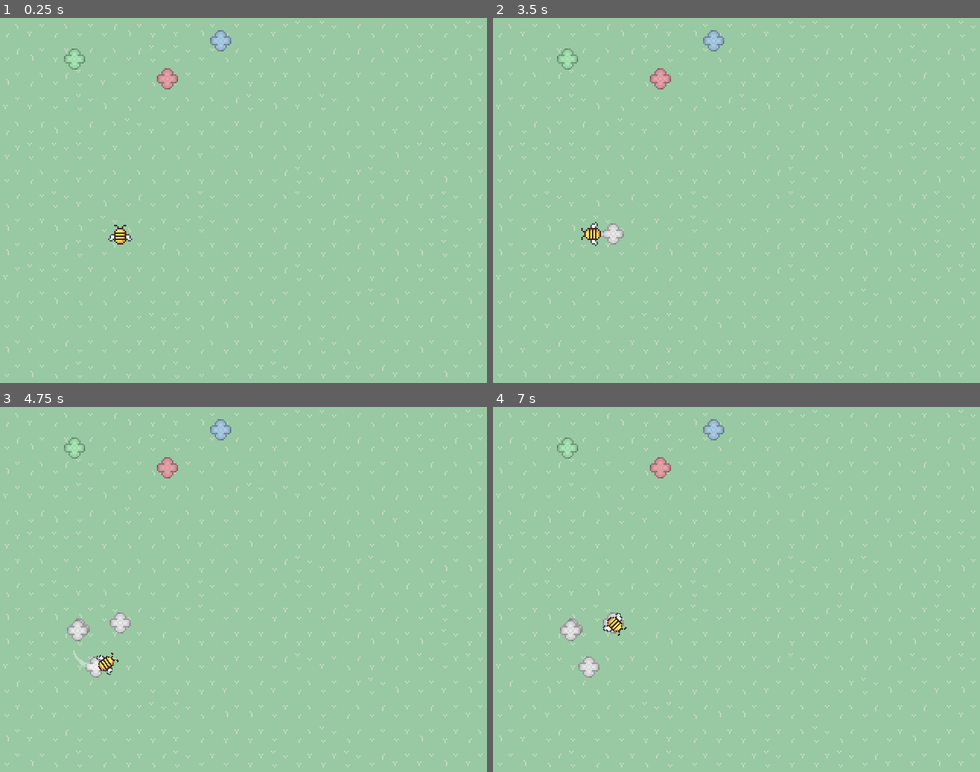
Above: before the commit, frames 1-4 (two rows, left to right).
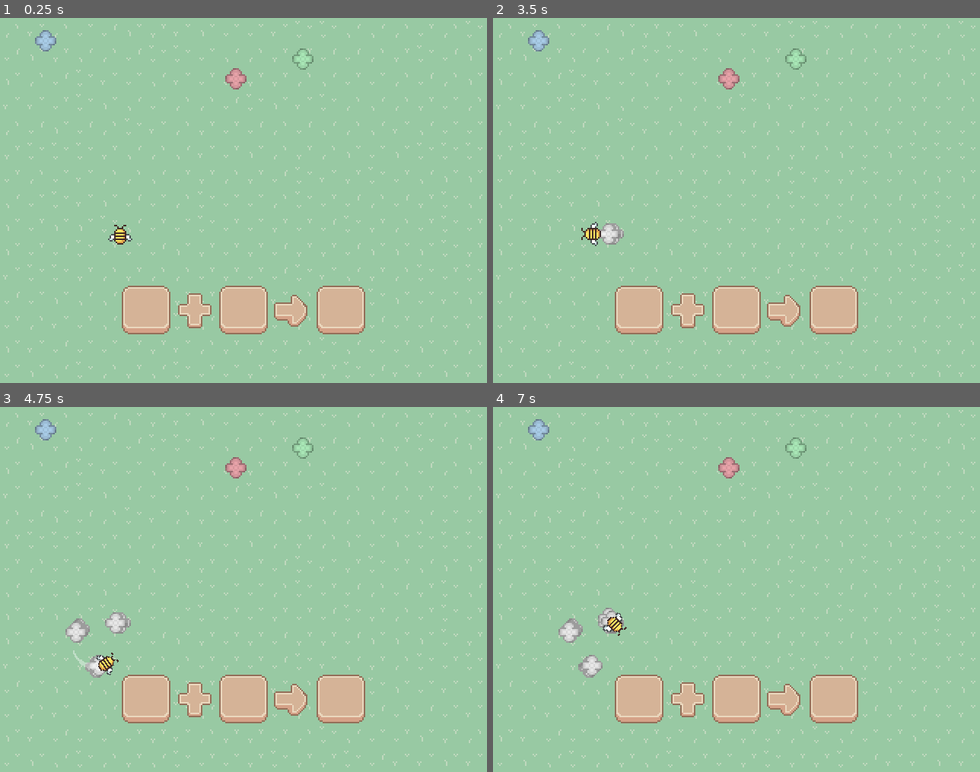
Above: after the commit, the same moments.

Repository: kdxiao/bloom
Game: Godot game, scene res://tile_map.tscn
Same seed, same stepped clock (60 frames per second), same inputs: the game is played once before the commit and once after it.
Inputs:
- Up to frame 1 (0.25 s): no input
- Up to frame 2 (3.5 s): hold Right (ui_right) 0.53-1.28 s; tap Space (ui_select) at 0.77, 1.52, 3.02 s; hold Down (ui_down) 1.28-2.03 s; tap Enter at 2 s; hold Right (ui_right) 2.03-2.78 s; hold Up (ui_up) from 2.78 s (still down)
- Up to frame 3 (4.75 s): release Up (ui_up) at 3.53 s; hold Left (ui_left) from 3.53 s (still down); tap Space (ui_select) at 3.77, 4.52 s
- Up to frame 4 (7 s): release Left (ui_left) at 5.03 s; hold Down (ui_down) 5.03-5.78 s; hold Right (ui_right) 5.78-6.53 s; tap Space (ui_select) at 6.02, 6.77 s; hold Up (ui_up) from 6.53 s (still down)

The runs differ from the first frame. In frame 1, 5.6% of the frame differs, in the area x 7-75%, y 3-87%; in frame 2, 5.7%; in frame 3, 5.8%; in frame 4, 5.9%.

Commit message:
added buttons

Diff:
--- a/flower.tscn
+++ b/flower.tscn
@@ -1,19 +1,14 @@
-[gd_scene load_steps=4 format=3 uid="uid://d3un3r3coig0u"]
+[gd_scene load_steps=3 format=3 uid="uid://d3un3r3coig0u"]
 
 [ext_resource type="Texture2D" uid="uid://h677f60ykkuv" path="res://assets/flower_white.png" id="1_vjmqf"]
-[ext_resource type="Script" path="res://Flower.gd" id="2_0ddrg"]
 
 [sub_resource type="CircleShape2D" id="CircleShape2D_ac8hu"]
 radius = 7.0
 
-[node name="Node2D" type="Sprite2D"]
+[node name="Sprite2D" type="Sprite2D"]
 texture = ExtResource("1_vjmqf")
-script = ExtResource("2_0ddrg")
 
 [node name="Flower" type="Area2D" parent="."]
 
 [node name="CollisionShape2D" type="CollisionShape2D" parent="Flower"]
 shape = SubResource("CircleShape2D_ac8hu")
-
-[connection signal="body_entered" from="Flower" to="." method="_on_flower_body_entered"]
-[connection signal="body_exited" from="Flower" to="." method="_on_flower_body_exited"]
--- a/tile_map.gd
+++ b/tile_map.gd
@@ -1,7 +1,7 @@
 extends TileMap
 
 
-var width = 160
+var width = 320
 var height = 240
 
 
--- a/tile_map.tscn
+++ b/tile_map.tscn
@@ -1,9 +1,12 @@
-[gd_scene load_steps=8 format=3 uid="uid://braq2d4no2q0g"]
+[gd_scene load_steps=14 format=3 uid="uid://braq2d4no2q0g"]
 
-[ext_resource type="Texture2D" uid="uid://i2hgfqxtp2ey" path="res://Sprout Lands - Sprites - Basic pack/Tilesets/Grass.png" id="1_tnmf2"]
+[ext_resource type="Texture2D" uid="uid://06m4lyl32aw1" path="res://Sprout Lands - Sprites - Basic pack/Tilesets/Grass.png" id="1_tnmf2"]
+[ext_resource type="Texture2D" uid="uid://d00fd2nro6t5v" path="res://assets/arrow.png" id="2_01gxg"]
 [ext_resource type="Texture2D" uid="uid://dvtc4e8mu0pu4" path="res://assets/grass_tileset.png" id="2_8epic"]
 [ext_resource type="Script" path="res://tile_map.gd" id="3_hu054"]
-[ext_resource type="PackedScene" uid="uid://bbmnkdn5ncypy" path="res://bee.tscn" id="3_yjwbk"]
+[ext_resource type="PackedScene" uid="uid://7yh7bysl6hiw" path="res://bee.tscn" id="3_yjwbk"]
+[ext_resource type="Texture2D" uid="uid://53t1xmj6ojdm" path="res://assets/button.png" id="4_0kyl3"]
+[ext_resource type="Texture2D" uid="uid://dsxhij8fkkx8i" path="res://assets/plus.png" id="5_7brtu"]
 
 [sub_resource type="TileSetAtlasSource" id="TileSetAtlasSource_c44ep"]
 texture = ExtResource("1_tnmf2")
@@ -88,6 +91,13 @@
 7:6/0 = 0
 8:6/0 = 0
 
+[sub_resource type="TileSetAtlasSource" id="TileSetAtlasSource_jcyg6"]
+texture = ExtResource("2_01gxg")
+0:0/0 = 0
+1:0/0 = 0
+0:1/0 = 0
+1:1/0 = 0
+
 [sub_resource type="TileSetAtlasSource" id="TileSetAtlasSource_rof56"]
 texture = ExtResource("2_8epic")
 0:0/0 = 0
@@ -100,17 +110,36 @@
 1:2/0 = 0
 2:2/0 = 0
 
+[sub_resource type="TileSetAtlasSource" id="TileSetAtlasSource_xg51v"]
+texture = ExtResource("4_0kyl3")
+0:0/0 = 0
+1:0/0 = 0
+0:1/0 = 0
+1:1/0 = 0
+
+[sub_resource type="TileSetAtlasSource" id="TileSetAtlasSource_4kncv"]
+texture = ExtResource("5_7brtu")
+0:0/0 = 0
+1:0/0 = 0
+0:1/0 = 0
+1:1/0 = 0
+
 [sub_resource type="TileSet" id="TileSet_g8qto"]
 terrain_set_0/mode = 0
 terrain_set_0/terrain_0/name = "Terrain 0"
 terrain_set_0/terrain_0/color = Color(0.5, 0.34375, 0.25, 1)
 sources/0 = SubResource("TileSetAtlasSource_c44ep")
 sources/2 = SubResource("TileSetAtlasSource_rof56")
+sources/1 = SubResource("TileSetAtlasSource_jcyg6")
+sources/3 = SubResource("TileSetAtlasSource_xg51v")
+sources/4 = SubResource("TileSetAtlasSource_4kncv")
 
 [node name="TileMap" type="TileMap"]
 tile_set = SubResource("TileSet_g8qto")
 format = 2
 layer_0/name = "foreground"
+layer_0/z_index = 2
+layer_0/tile_data = PackedInt32Array(720901, 3, 0, 786437, 3, 1, 720902, 65539, 0, 786438, 65539, 1, 720905, 3, 0, 786441, 3, 1, 720906, 65539, 0, 786442, 65539, 1, 720909, 3, 0, 786445, 3, 1, 720910, 65539, 0, 786446, 65539, 1, 720903, 4, 0, 786439, 4, 1, 720904, 65540, 0, 786440, 65540, 1, 720907, 1, 0, 786443, 1, 1, 720908, 65537, 0, 786444, 65537, 1)
 layer_1/name = "background"
 layer_1/tile_data = PackedInt32Array(0, 65538, 2, 65536, 65538, 1, 131072, 131074, 0, 196608, 2, 1, 262144, 65538, 2, 3 …(4924 unchanged characters)…
 script = ExtResource("3_hu054")
Not shown: 1 places in bee.tscn that only renumber resources
